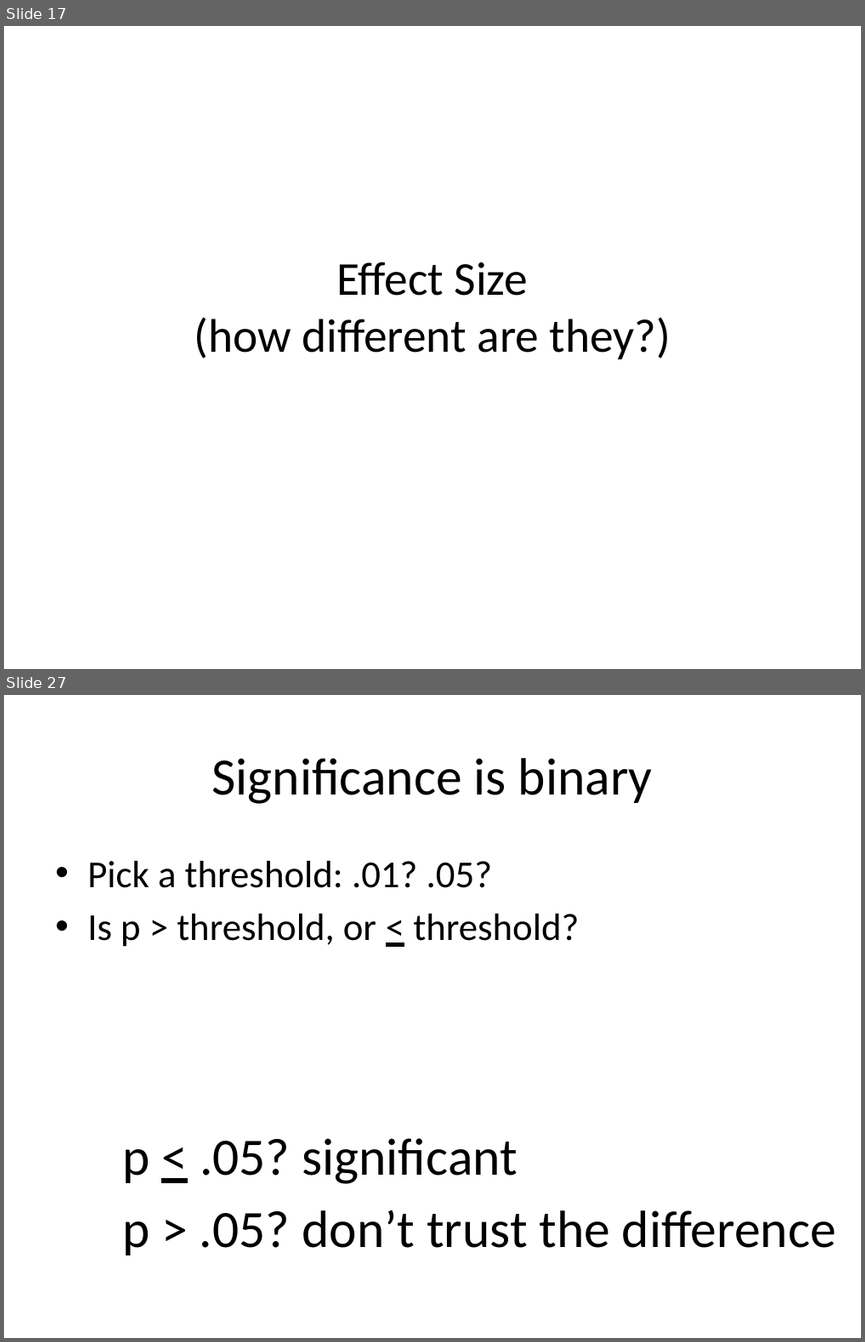
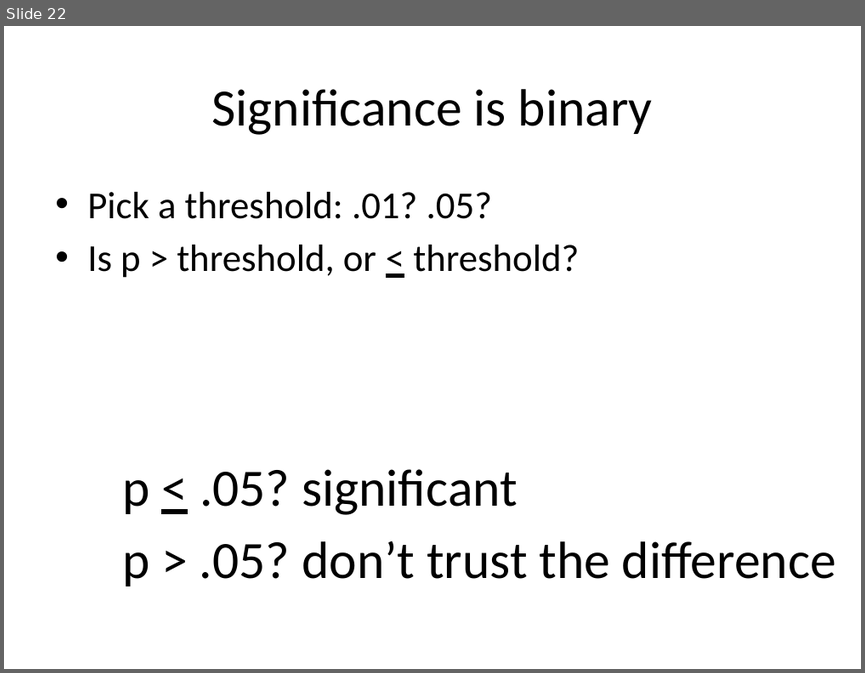
Before and after one commit to dataiap/dataiap, a slide deck: lectures/day3.pptx. Shown one above the other, each under a label of ours: slides 17 and 27 before the commit, slide 22 after it; the slides between them are not shown. The pictures are 865x1342 and 865x673 pixels, drawn with LibreOffice and Linux fonts; fonts in the diff are those of the drawing. Boxes give left, top, right and bottom in pixels: in the first picture for what was removed or moved away, otherwise in the second. Text is boxed around its words. In the diff, an @@ line names an element or a change of style, - is before the commit and + after.

```diff
--- a/lectures/day3.pptx
+++ b/lectures/day3.pptx
@@ slide 17 removed at <box>4,26,861,669</box>, background #FFFFFF @@
@@ title removed at <box>194,261,670,359</box> @@
-Effect Size
-(how different are they?)
@@ what was slide 27 is now slide 22 @@
```
Also in this commit, not shown: 9 slides changed, 6 slides added, 9 other slides removed.
